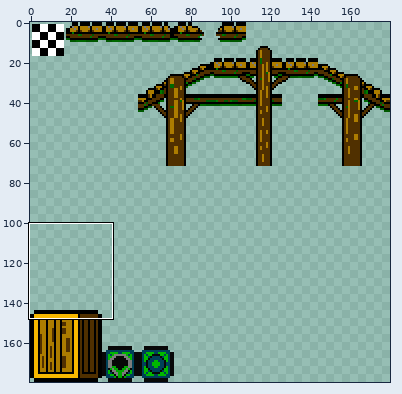
One commit to this sprite sheet: tilesets/tiles_Pier/output_tileset.png. Above: a wide view before the commit, with the close-up outlined.
Close-up. Before the commit:
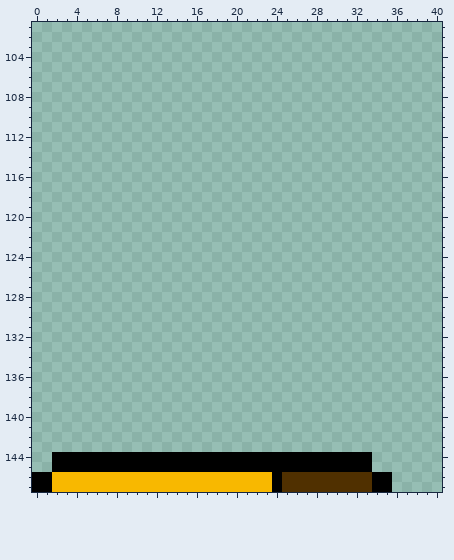
The file is 360x360 pixels, drawn in blocks of 2x2; one block is one cell here. Shown: x 0..40, y 101..147.
Now the later version:
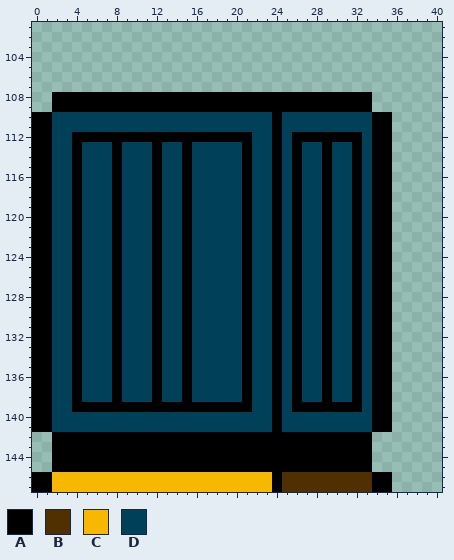
Palette (. is transparent): A #000000  B #503000  C #f8b800  D #004058
The exact change:
y 108..109: x 2..33 ................................ -> AAAAAAAAAAAAAAAAAAAAAAAAAAAAAAAA
y 110..111: x 0..35 .................................... -> AADDDDDDDDDDDDDDDDDDDDDDADDDDDDDDDAA
y 112: x 0..35 .................................... -> AADDAAAAAAAAAAAAAAAAAADDADAAAAAAADAA
y 113..138: x 0..35 .................................... -> AADDADDDADDDADDADDDDDADDADADDADDADAA
y 139: x 0..35 .................................... -> AADDAAAAAAAAAAAAAAAAAADDADAAAAAAADAA
y 140..141: x 0..35 .................................... -> AADDDDDDDDDDDDDDDDDDDDDDADDDDDDDDDAA
y 142..143: x 2..33 ................................ -> AAAAAAAAAAAAAAAAAAAAAAAAAAAAAAAA
